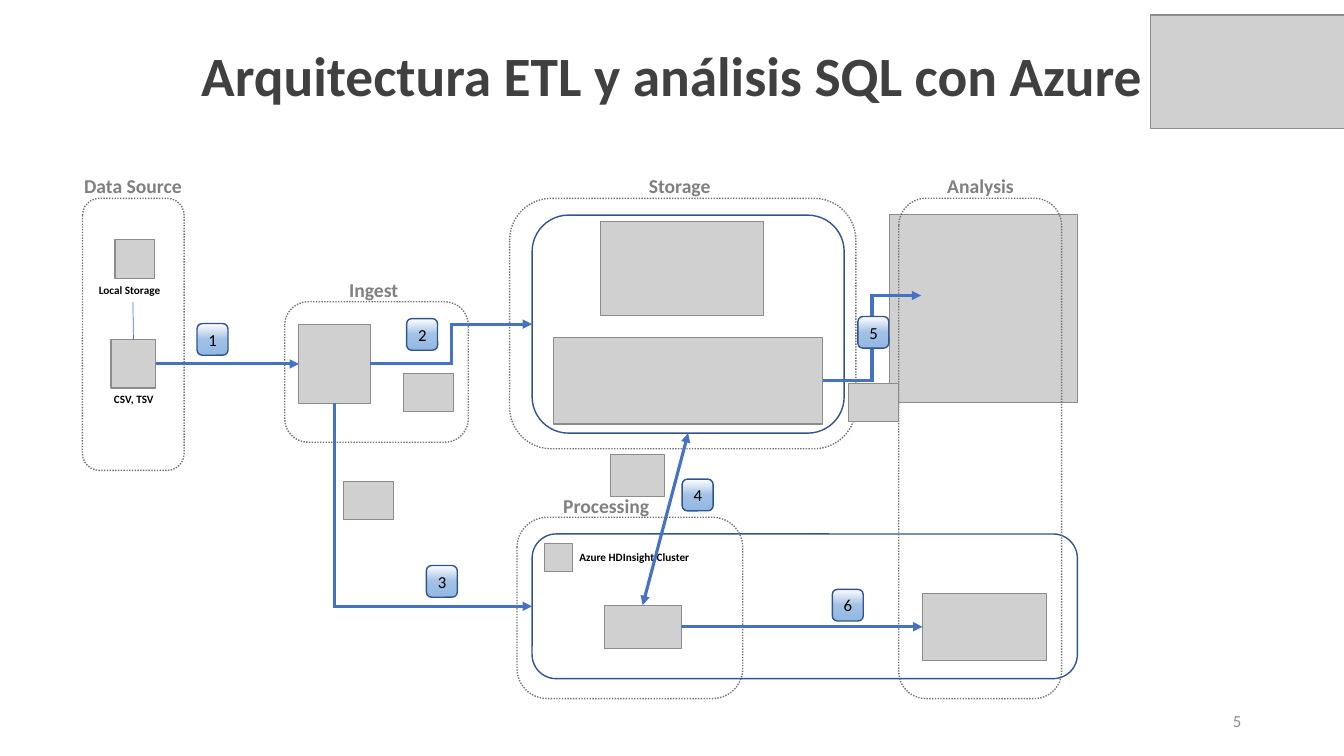
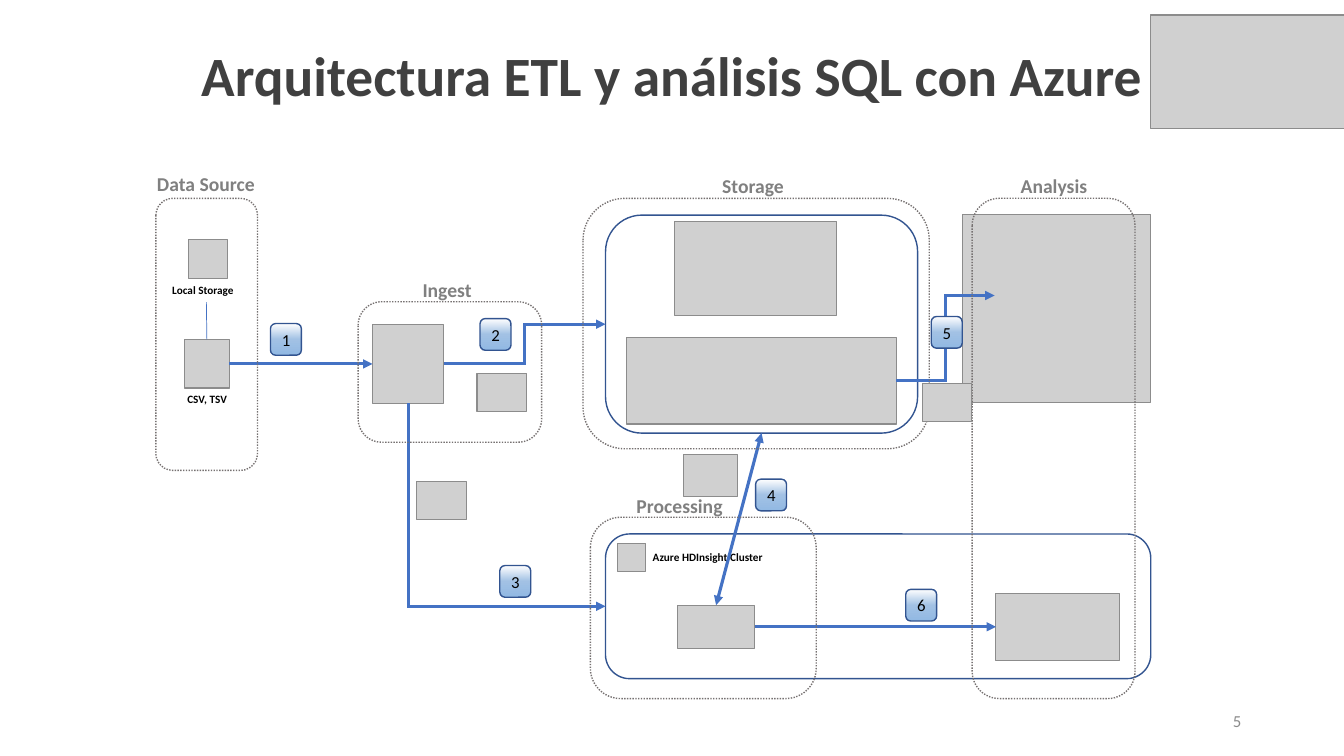
Before and after one commit to luismiguelsenor/Grupo1, a slide deck: slide 5 of Ejercicio.Final.2.pptx. Drawn at 1344x756 pixels with LibreOffice and Linux fonts; fonts in the diff are those of the drawing; grey boxes stand for pictures. Boxes give left, top, right and bottom in pixels: in the first picture for what was removed or moved away, otherwise in the second. Text is boxed around its words. In the diff, an @@ line names an element or a change of style, - is before the commit and + after.

```diff
--- a/Ejercicio.Final.2.pptx
+++ b/Ejercicio.Final.2.pptx
@@ text "Data Source" rewrapped from [84, 180, 182, 199] to [157, 178, 255, 191] @@
@@ 13 pictures, 13 rounded rectangles, 7 texts, 4 elbow arrows, 1 line, 1 double arrow, 1 arrow: place and size @@
-13 pictures, 13 rounded rectangles, 7 texts, 4 elbow arrows, 1 line, 1 double arrow, 1 arrow at [83, 179, 1078, 699]
+13 pictures, 13 rounded rectangles, 7 texts, 4 elbow arrows, 1 line, 1 double arrow, 1 arrow at [156, 179, 1151, 699]
```
Also in this commit, not shown: 2 other slides changed.
